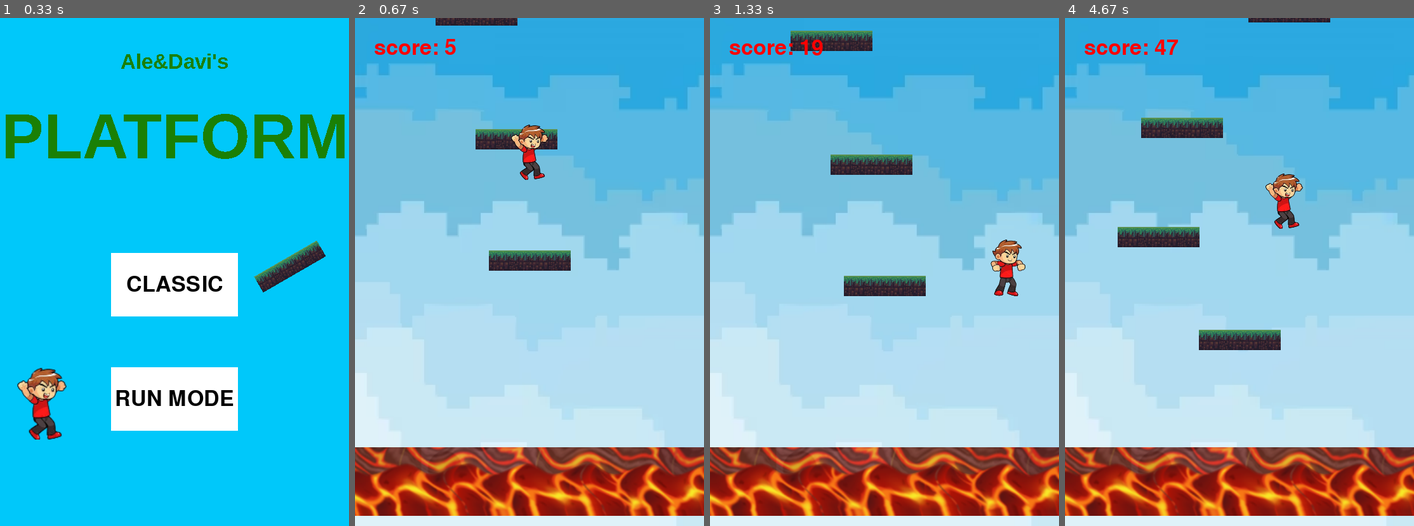
Above: before the commit, frames 1-4 (left to right).
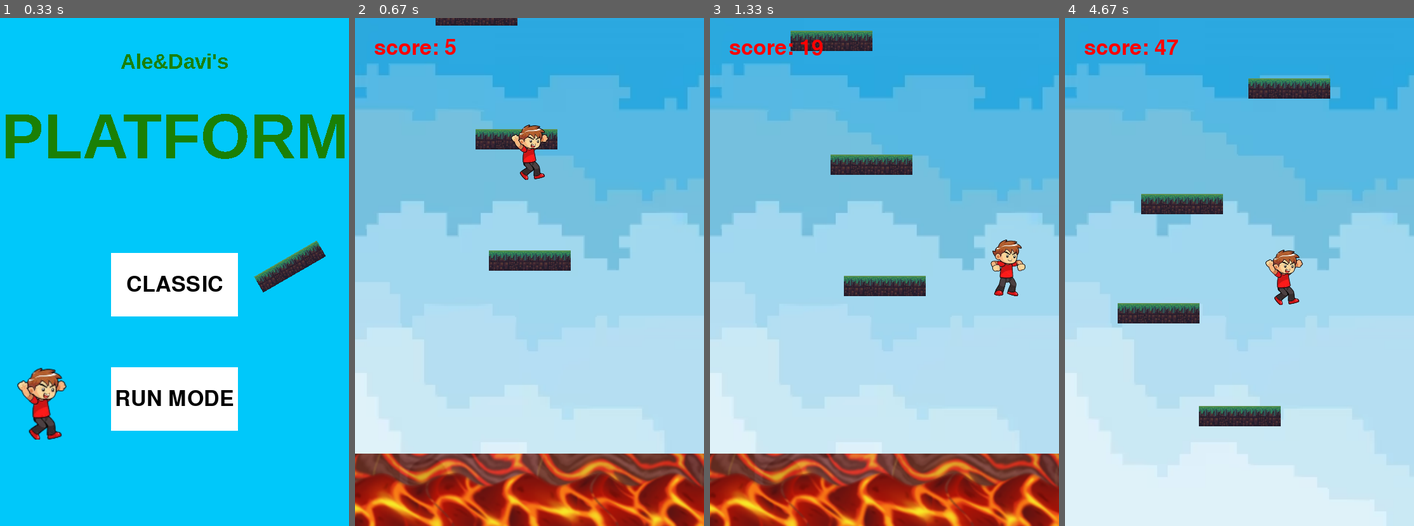
Above: after the commit, the same moments.

Repository: AleBrambilla/pygame-Brambilla-Mariani
Game: pygame game, started from main.py
Same seed, same stepped clock (60 frames per second), same inputs: the game is played once before the commit and once after it.
Inputs (mouse positions are in pixels of both pictures, inside the frame that each line leads up to):
- Up to frame 1 (0.33 s): no input
- Up to frame 2 (0.67 s): click "RUN MODE" at 0.38 s
- Up to frame 3 (1.33 s): hold Right 0.67-1.13 s; move the mouse to (870, 292) at 0.7 s; hold Right from 1.17 s (still down)
- Up to frame 4 (4.67 s): release Right at 1.63 s; click "RESTART" at 2.28 s; hold Left 2.57-2.97 s; move the mouse to (1291, 94) at 2.6 s; hold Right 3-3.63 s; hold Left 3.67-4.13 s; hold Right 4.17-4.63 s

Frame 1 is identical in both runs. In frame 2, 12% of the frame differs, in the area x 0-100%, y 84-100%; in frame 3, 12%; in frame 4, 21%, in the area x 0-100%, y 0-98%.

Commit message:
scorrimento piattaforme run mode

Diff:
--- a/main.py
+++ b/main.py
@@ -79,12 +79,13 @@
     ground_rect=ground.get_rect(topleft=(0, 700))
 
     lava=pygame.image.load('Brambilla-Mariani-img/lava.png').convert_alpha()
-    lava=pygame.transform.rotozoom(lava, 0, 1.5)
-    lava_rect=lava.get_rect(center=(275, 730))
+    lava=pygame.transform.rotozoom(lava, 0, 1.8)
+    lava_rect=lava.get_rect(center=(275, 750))
 
 def RunMode_init():
     global punteggio, t_inizio, inizio
-    lava_rect.centery = 730
+    lava_rect.centery = 750
+    ground_rect.y=2000
 
     t_inizio=pygame.time.get_ticks()
 
@@ -173,6 +174,8 @@
             player.sprite.rect.y+=5
             for piattaforma in piattaforme:
                 piattaforma.scorri()
+                if piattaforma.rect.y>850:
+                    piattaforma.kill()
 
         for piattaforma in piattaforme:
             piattaforma.update()
@@ -229,8 +232,32 @@
 
         if lava_rect.colliderect(player.sprite.rect):
             stato_precedente='run mode'
+            pygame.time.wait(500)
             stato = 'morte'
             inizio=True
 
+        if player.sprite.rect.y<30:
+            lava_rect.y+=10
+            for p in piattaforme:
+                p.rect.y+=10
+                if type(p) == Mobile_y or type(p) == Cadente:
+                    p.centro+=10
+                if p.rect.y>lava_rect.y:
+                    p.kill()
+            player.sprite.rect.y+=10
+
+        if player.sprite.rect.y>600:
+            g+=1
+            lava_rect.y-=g
+            for p in piattaforme:
+
+                if type(p) == Mobile_y or type(p) == Cadente:
+                    p.centro-=g
+                    #print(p.rect.y, p.centro)
+                p.rect.y-=g
+
+            player.sprite.rect.y-=g
+        g=20
+
     pygame.display.update()
     clock.tick(60)
--- a/piattaforme.py
+++ b/piattaforme.py
@@ -19,8 +19,6 @@
 
     def scorri(self):
         self.rect.y+=5
-        if self.rect.y>805:
-            self.kill()
         if type(self) == Mobile_y or type(self) == Cadente:
             self.centro+=5
 
